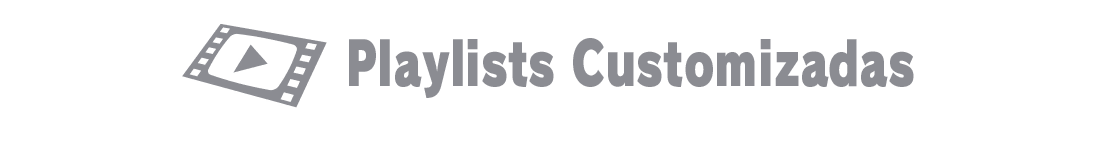
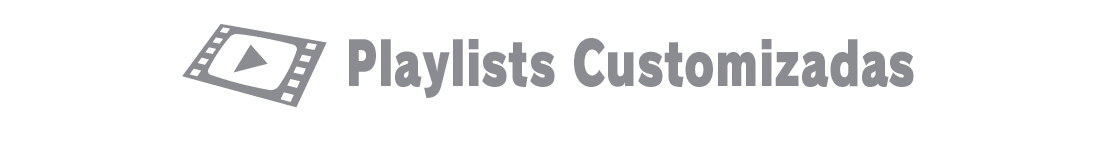
Comparing the layer stacks of the two w=1110, h=144 images. Changes:
added group "PT V2 Resize" with 1 layers above "PT V2" over box(380, 38, 889, 89)
showed "Playlists Customizadas" (1st of 4, in "PT V2 Resize"), moved it into group "PT V2 Resize", painted on it over box(380, 38, 889, 89)
moved "Playlists Customizadas" (3rd of 4, in "PT Resize") into group "PT Resize" over box(380, 38, 889, 89)
